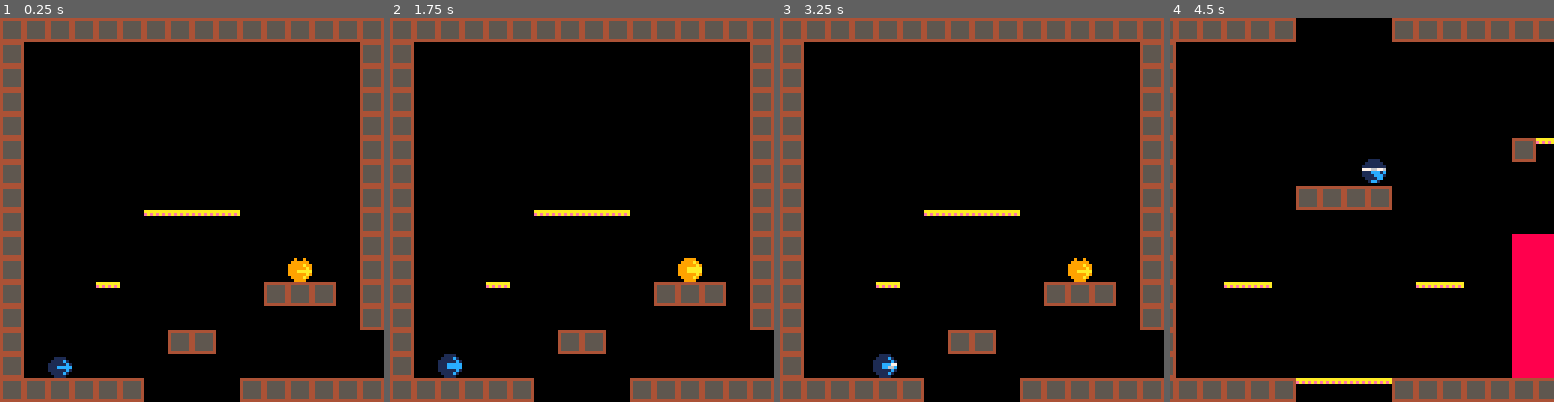
Above: before the commit, frames 1-4 (left to right).
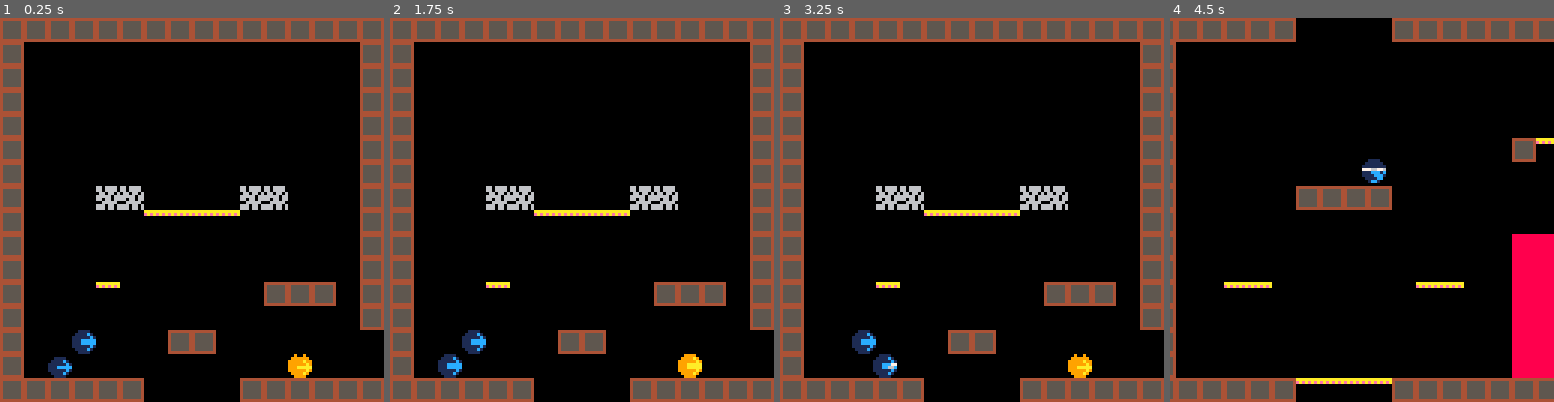
Above: after the commit, the same moments.

Repository: HankDeTank05/jump-n-slash
Game: PICO-8 cartridge jumpnslash-pico8/jumpnslash.p8
Two runs of this game, one before a commit and one after it. Both use one fixed random seed, a clock stepped at 60 frames per second and the inputs below.
Inputs:
- Up to frame 1 (0.25 s): no input
- Up to frame 2 (1.75 s): tap X (X key) at 1.07 s
- Up to frame 3 (3.25 s): hold Left 1.97-2.37 s; tap X (X key) every 0.33 s from 2.07 to 3.07 s; hold Right from 2.87 s (still down)
- Up to frame 4 (4.5 s): tap X (X key) every 0.33 s from 3.4 to 4.4 s; release Right at 3.53 s; hold Up 3.58-4.08 s; hold Right from 4.13 s (still down)

The runs differ from the first frame. In frame 1, 2.1% of the frame differs, in the area x 18-82%, y 43-94%; in frame 2, 2.1%; in frame 3, 2.1%; in frame 4, nothing differs.

Commit message:
Update jumpnslash.p8

Diff:
--- a/jumpnslash-pico8/jumpnslash.p8
+++ b/jumpnslash-pico8/jumpnslash.p8
@@ -10,7 +10,6 @@
 #include rooms.p8
 #include sword.p8
 #include enemy.p8
-#include designer_controls.p8
 
 f = 1 -- frame count
 
@@ -62,17 +61,40 @@
  4  | 0x10 | blue   | player cannot pass horizontally thru sides
  5  | 0x20 | gray   | player cannot pass upwards thru bottom
  6  | 0x40 | pink   |
- 7  | 0x80 | tan    |
-]]
+ 7  | 0x80 | tan    |	destructible
+--]]
+
+--[[
+sfx reference
+-------------
+
+num | description
+-----------------
+ 0  |
+ 1  |
+ 2  |
+ 3  |
+ 4  |
+ 5  |
+ 6  |
+ 7  |
+ 8  |
+ 9  |
+ .
+ .
+ .
+--]]
+
+
 __gfx__
-00000000001cc100001cc100001cc100007667007777500000900900009009004444444488888888aaaaaaaa0000000000000000000000000000000000000000
-0000000001111cc001111cc001111cc001111cc00055577009a0009009000a904555555488888888eaeaeaea0000000000000000000000000000000000000000
-007007001111ccc11111ccc1777766671111ccc1555500079a000009900000a94555555488888888000000000000000000000000000000000000000000000000
-00077000111ccc1c111ccc1c111ccc1c111ccc1c55007707aaaaa000000aaaaa4555555488888888000000000000000000000000000000000000000000000000
-00077000111cc11c77766776111cc11c111cc11c00007707aaaaa000000aaaaa4555555488888888000000000000000000000000000000000000000000000000
-0070070011111111111111111111111111111111777700079a000009900000a94555555488888888000000000000000000000000000000000000000000000000
-00000000077777700111111001111110011111100000777009a0009009000a904555555488888888000000000000000000000000000000000000000000000000
-00000000001111000011110000111100001111007777000000900900009009004444444488888888000000000000000000000000000000000000000000000000
+00000000001cc100001cc100001cc100007667007777500000900900009009004444444488888888aaaaaaaa6606666000000000000000000000000000000000
+0000000001111cc001111cc001111cc001111cc00055577009a0009009000a904555555488888888eaeaeaea6606666000000000000000000000000000000000
+007007001111ccc11111ccc1777766671111ccc1555500079a000009900000a94555555488888888000000000660660600000000000000000000000000000000
+00077000111ccc1c111ccc1c111ccc1c111ccc1c55007707aaaaa000000aaaaa4555555488888888000000006666606600000000000000000000000000000000
+00077000111cc11c77766776111cc11c111cc11c00007707aaaaa000000aaaaa4555555488888888000000006606606600000000000000000000000000000000
+0070070011111111111111111111111111111111777700079a000009900000a94555555488888888000000000066666000000000000000000000000000000000
+00000000077777700111111001111110011111100000777009a0009009000a904555555488888888000000006660660600000000000000000000000000000000
+00000000001111000011110000111100001111007777000000900900009009004444444488888888000000006660660600000000000000000000000000000000
 00111100001111000011110000111100001111007777000000000000000000000099990000000000000000000000000000000000000000000000000000000000
 01111c1001111c1001111c1001111c1001111c1000007550000000000000000009999a9000000000000000000000000000000000000000000000000000000000
 111111c1111111c1111111c1111111c1111111c1775555570000000000000000999999a900000000000000000000000000000000000000000000000000000000
@@ -193,7 +215,7 @@
 00000000000000000000000000000000000000000000000000000000000000000000000000000000000000000000000000000000000000000000000000000000
 80808080808080808080808080808080808080808080808080808080808080800000000000000000000000000000000000000000000000000000000000000000
 __gff__
-0000000000000000383908000000000000000000000000000000000000000000000000000000000000000000000000000000000000000000000000000000000000000000000000000000000000000000000000000000000000000000000000000000000000000000000000000000000000000000000000000000000000000000
+0000000000000000383908b80000000000000000000000000000000000000000000000000000000000000000000000000000000000000000000000000000000000000000000000000000000000000000000000000000000000000000000000000000000000000000000000000000000000000000000000000000000000000000
 0000000000000000000000000000000000000000000000000000000000000000000000000000000000000000000000000000000000000000000000000000000000000000000000000000000000000000000000000000000000000000000000000000000000000000000000000000000000000000000000000000000000000000
 __map__
 0808080808080808080808080808080808080808080808080808080808080808080808080808080808080808080808080808080808080808080808080808080808080808080808080808080808080808080808080808080808080808080808080000000000000000000000000000000000000000000000000000000000000000
@@ -203,14 +225,14 @@
 0800000000000000000000000000000808000000000000000000000000000008080000000000000000000000000000080809000000000000000000000000000808080808080800000808000000000008090000000008090909090808080000090000000000000000000000000000000000000000000000000000000000000000
 0800000000000000000000000000000808000000000000000000000000000008080000000a0000080800000a0000000808090000000000000000000000000008080000000000000000000000000000080900000a0a00000909000000080000090000000000000000000000000000000000000000000000000000000000000000
 0800000000000000000000000000000808000000000000000000000000000008080000000000000000000000000000080809080000000000000000000000000808000000000000000000000000000008090000000000000909000000080000090000000000000000000000000000000000000000000000000000000000000000
-0800000000000000000000000000000808000000000000000000000000000008080a0a000000000000000000000a0a08080808080808000000080808080a0a0808000000000000000000000008080808090800000000000909000a0a080000090000000000000000000000000000000000000000000000000000000000000000
+080000000b0b000000000b0b0000000808000000000000000000000000000008080a0a000000000000000000000a0a08080808080808000000080808080a0a0808000000000000000000000008080808090800000000000909000a0a080000090000000000000000000000000000000000000000000000000000000000000000
 0800000000000a0a0a0a00000000000808000000000000000000000000000008080000000000000000000000000000080800000000000000000000000000000808000008000009090808090900000008090000000000000909000800000000090000000000000000000000000000000000000000000000000000000000000000
 08000000000000000000000000000008080000000000000000000000000000080800000000000800000800000000000808000000000000000000000000000008080000080000000000000000000000080900000a0a00000909000800000000090000000000000000000000000000000000000000000000000000000000000000
-0800000000000000000000000600000808000000000000000000000000000008080000000000000000000000000000080800000000000000000000000000000808000008080808080808080808080808090000000000000909000808080808090000000000000000000000000000000000000000000000000000000000000000
+0800000000000000000000000000000808000000000000000000000000000008080000000000000000000000000000080800000000000000000000000000000808000008080808080808080808080808090000000000000909000808080808090000000000000000000000000000000000000000000000000000000000000000
 080000000a0000000000000808080008080a0a0a0a0a0a000000000000000008080808000000000000000000000808080800000000000000000000000000080808000000000000000000000000000008090000000000000909000000000000090000000000000000000000000000000000000000000000000000000000000000
 08000000000000000000000000000008080000000000000000000000000000080800000a0a0000000000000a0a0000080800000000000008080000000008080808000000000000000000000000000000000000000008080909000000000000090000000000000000000000000000000000000000000000000000000000000000
-0800000000000008080000000000000000000000000000000000000000000000000000000000000000000000000000000000000000000808080909090908080808000000000000000000000000000000000000000000000909000000000000090000000000000000000000000000000000000000000000000000000000000000
-0800000000000000000000000000000000000000000000000000000000000000000000000000000000000000000000000000000000080808080808080808080808000008080808000008080800000000000000000000000909000000000000090000000000000000000000000000000000000000000000000000000000000000
+0800001000000008080000000000000000000000000000000000000000000000000000000000000000000000000000000000000000000808080909090908080808000000000000000000000000000000000000000000000909000000000000090000000000000000000000000000000000000000000000000000000000000000
+0800000000000000000000000600000000000000000000000000000000000000000000000000000000000000000000000000000000080808080808080808080808000008080808000008080800000000000000000000000909000000000000090000000000000000000000000000000000000000000000000000000000000000
 0808080808080000000008080808080808080808080800000a0a000008080808080808080808090909090808080808080808080808080808080808080808080808080808080808090908080808080808080808080808080808080808000008080000000000000000000000000000000000000000000000000000000000000000
 0808080808080000000008080808080808080808080800000000000008080808080808080808080808080808080808080000000000000000000000000000000000000000000000000000000000000000080808080808080808080808000008080000000000000000000000000000000000000000000000000000000000000000
 0800000000000000000000000000000000000000000000000000000000000008080000000000000000000000000000080000000000000000000000000000000000000000000000000000000000000000080000000000000000000000000000080000000000000000000000000000000000000000000000000000000000000000
Not shown, changed: the sound effects (__sfx__) section of jumpnslash-pico8/jumpnslash.p8
